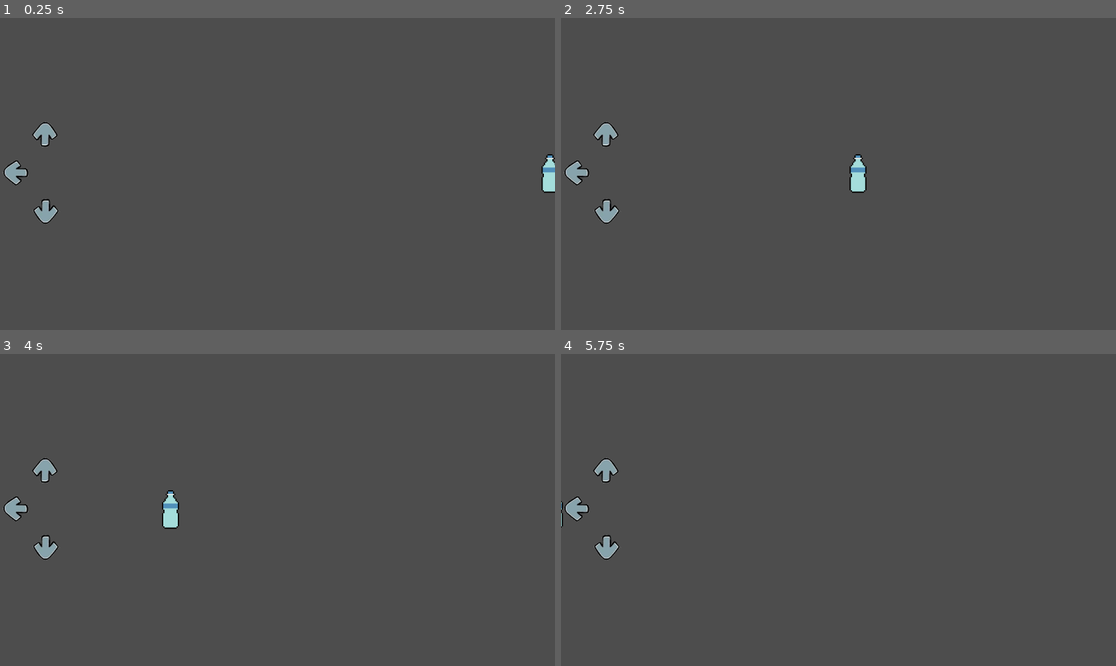
Above: before the commit, frames 1-4 (two rows, left to right).
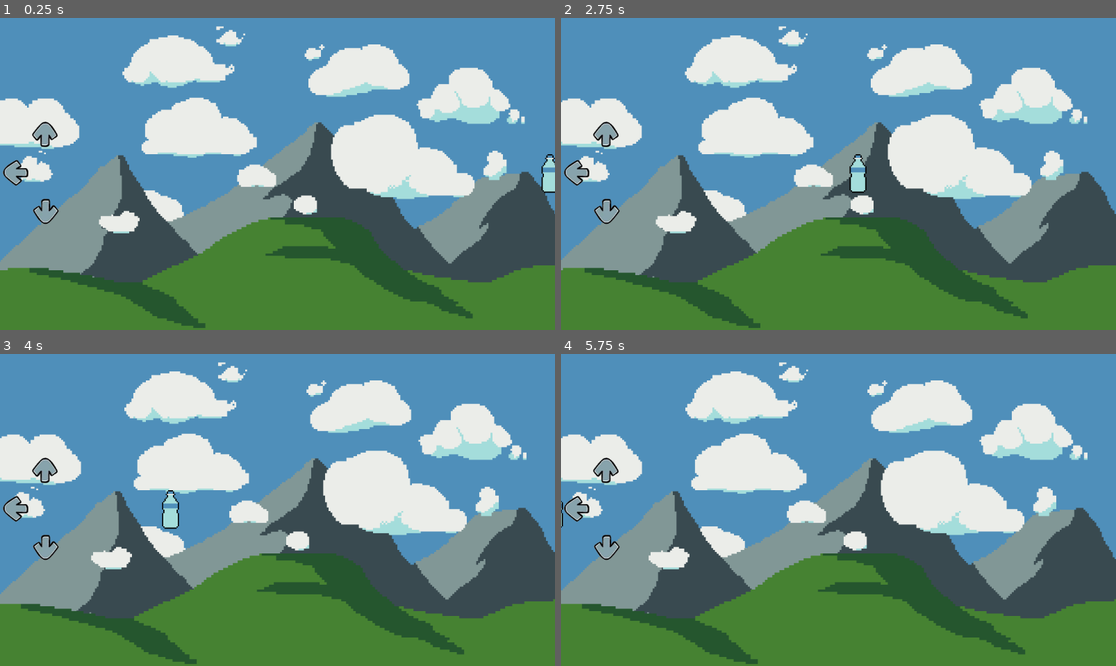
Above: after the commit, the same moments.

Repository: piperinnshall/wlgg-world-day
Game: Godot game, scene res://src/stages/stage_one.tscn
The game is run twice, just before and just after one commit, with the same random seed, the same clock (stepped at 60 frames per second) and the same inputs.
Inputs:
- Up to frame 1 (0.25 s): no input
- Up to frame 2 (2.75 s): no input
- Up to frame 3 (4 s): no input
- Up to frame 4 (5.75 s): no input

The runs differ from the first frame. In frame 1, 88% of the frame differs, in the area x 0-100%, y 0-100%; in frame 2, 88%; in frame 3, 88%; in frame 4, 88%.

Commit message:
feat: background with ok paralax added

Diff:
--- /dev/null
+++ b/src/stages/background_1.gd
@@ -0,0 +1,17 @@
+extends Sprite2D
+
+
+# Adjust these values to control the sway
+@export var amplitude: float = 10.0  # How far it moves (in pixels)
+@export var speed: float = 1.0      # How fast it sways
+@export var sway_axis: Vector2 = Vector2(1, 0)  # (1,0)=horizontal, (0,1)=vertical
+
+var initial_position: Vector2
+
+func _ready():
+	initial_position = position  # Store starting position
+
+func _process(delta):
+	# Sine wave oscillation (time-based)
+	var offset = sin(Time.get_ticks_msec() * 0.001 * speed) * amplitude
+	position = initial_position + (sway_axis * offset)
--- /dev/null
+++ b/src/stages/background_2.gd
@@ -0,0 +1,16 @@
+extends Sprite2D
+
+# Adjust these values to control the sway
+@export var amplitude: float = 10.0  # How far it moves (in pixels)
+@export var speed: float = 0.2      # How fast it sways
+@export var sway_axis: Vector2 = Vector2(1, 0)  # (1,0)=horizontal, (0,1)=vertical
+
+var initial_position: Vector2
+
+func _ready():
+	initial_position = position  # Store starting position
+
+func _process(delta):
+	# Sine wave oscillation (time-based)
+	var offset = sin(Time.get_ticks_msec() * 0.001 * speed) * amplitude
+	position = initial_position + (sway_axis * offset)
--- /dev/null
+++ b/src/stages/background_3.gd
@@ -0,0 +1,16 @@
+extends Sprite2D
+
+# Adjust these values to control the sway
+@export var amplitude: float = 10.0  # How far it moves (in pixels)
+@export var speed: float = 0.4      # How fast it sways
+@export var sway_axis: Vector2 = Vector2(1, 0)  # (1,0)=horizontal, (0,1)=vertical
+
+var initial_position: Vector2
+
+func _ready():
+	initial_position = position  # Store starting position
+
+func _process(delta):
+	# Sine wave oscillation (time-based)
+	var offset = sin(Time.get_ticks_msec() * 0.001 * speed) * amplitude
+	position = initial_position + (sway_axis * offset)
--- /dev/null
+++ b/src/stages/background_4.gd
@@ -0,0 +1,16 @@
+extends Sprite2D
+
+# Adjust these values to control the sway
+@export var amplitude: float = 10.0  # How far it moves (in pixels)
+@export var speed: float = 0.6      # How fast it sways
+@export var sway_axis: Vector2 = Vector2(1, 0)  # (1,0)=horizontal, (0,1)=vertical
+
+var initial_position: Vector2
+
+func _ready():
+	initial_position = position  # Store starting position
+
+func _process(delta):
+	# Sine wave oscillation (time-based)
+	var offset = sin(Time.get_ticks_msec() * 0.001 * speed) * amplitude
+	position = initial_position + (sway_axis * offset)
--- /dev/null
+++ b/src/stages/background_5.gd
@@ -0,0 +1,16 @@
+extends Sprite2D
+
+# Adjust these values to control the sway
+@export var amplitude: float = 12.0  # How far it moves (in pixels)
+@export var speed: float = 0.5      # How fast it sways
+@export var sway_axis: Vector2 = Vector2(1, 0)  # (1,0)=horizontal, (0,1)=vertical
+
+var initial_position: Vector2
+
+func _ready():
+	initial_position = position  # Store starting position
+
+func _process(delta):
+	# Sine wave oscillation (time-based)
+	var offset = sin(Time.get_ticks_msec() * 0.001 * speed) * amplitude
+	position = initial_position + (sway_axis * offset)
--- a/src/stages/stage_one.tscn
+++ b/src/stages/stage_one.tscn
@@ -1,9 +1,50 @@
-[gd_scene load_steps=3 format=3 uid="uid://bbs7jf76v05oi"]
+[gd_scene load_steps=13 format=3 uid="uid://bbs7jf76v05oi"]
 
+[ext_resource type="Texture2D" uid="uid://wdxlmogungk2" path="res://assets/bluesky.png" id="1_6faxf"]
 [ext_resource type="PackedScene" uid="uid://hoctgo107djf" path="res://src/nodes/key_listener.tscn" id="1_r7fs1"]
+[ext_resource type="Script" uid="uid://ce7g46x8j76qd" path="res://src/stages/background_1.gd" id="2_rnl2t"]
 [ext_resource type="PackedScene" uid="uid://7wim01rrxevd" path="res://src/nodes/key_moving.tscn" id="2_sio3b"]
+[ext_resource type="Texture2D" uid="uid://28i76jearnn1" path="res://assets/cloudsback.png" id="3_swio0"]
+[ext_resource type="Script" uid="uid://b6eqtyj5ekawy" path="res://src/stages/background_2.gd" id="4_rnl2t"]
+[ext_resource type="Texture2D" uid="uid://c3dvc3ljjat3q" path="res://assets/mounts.png" id="4_ucyry"]
+[ext_resource type="Texture2D" uid="uid://br777c2xu7kj6" path="res://assets/hillsveryfront.png" id="5_kdr66"]
+[ext_resource type="Script" uid="uid://dtxqb1vkt5slr" path="res://src/stages/background_3.gd" id="6_kdr66"]
+[ext_resource type="Texture2D" uid="uid://devc4w0vhmhx0" path="res://assets/cloudsfront.png" id="6_um7fp"]
+[ext_resource type="Script" uid="uid://1yvyhhiuuuf5" path="res://src/stages/background_4.gd" id="8_um7fp"]
+[ext_resource type="Script" uid="uid://c6pp3rid3gkqf" path="res://src/stages/background_5.gd" id="10_karjd"]
 
 [node name="StageOne" type="Node2D"]
+
+[node name="Node2D" type="Node2D" parent="."]
+
+[node name="background1" type="Sprite2D" parent="Node2D"]
+position = Vector2(0, 12)
+scale = Vector2(0.816389, 0.828333)
+texture = ExtResource("1_6faxf")
+script = ExtResource("2_rnl2t")
+
+[node name="background2" type="Sprite2D" parent="Node2D"]
+position = Vector2(-2, 7.99999)
+scale = Vector2(0.748889, 0.748889)
+texture = ExtResource("3_swio0")
+script = ExtResource("4_rnl2t")
+
+[node name="background3" type="Sprite2D" parent="Node2D"]
+position = Vector2(2, 26)
+scale = Vector2(0.761111, 0.761111)
+texture = ExtResource("4_ucyry")
+script = ExtResource("6_kdr66")
+
+[node name="background4" type="Sprite2D" parent="Node2D"]
+position = Vector2(-4, -95)
+texture = ExtResource("5_kdr66")
+script = ExtResource("8_um7fp")
+
+[node name="background5" type="Sprite2D" parent="Node2D"]
+position = Vector2(-11, -48)
+scale = Vector2(0.735625, 0.712222)
+texture = ExtResource("6_um7fp")
+script = ExtResource("10_karjd")
 
 [node name="Camera2D" type="Camera2D" parent="."]
 
Not shown, added: assets/bluesky.png.import
Not shown, added: assets/cloudsback.png.import
Not shown, added: assets/cloudsfront.png.import
Not shown, added: assets/hillsveryfront.png.import
Not shown, added: assets/mounts.png.import
Not shown, added: src/stages/background_1.gd.uid
Not shown, added: src/stages/background_2.gd.uid
Not shown, added: src/stages/background_3.gd.uid
Not shown, added: src/stages/background_4.gd.uid
Not shown, added: src/stages/background_5.gd.uid
